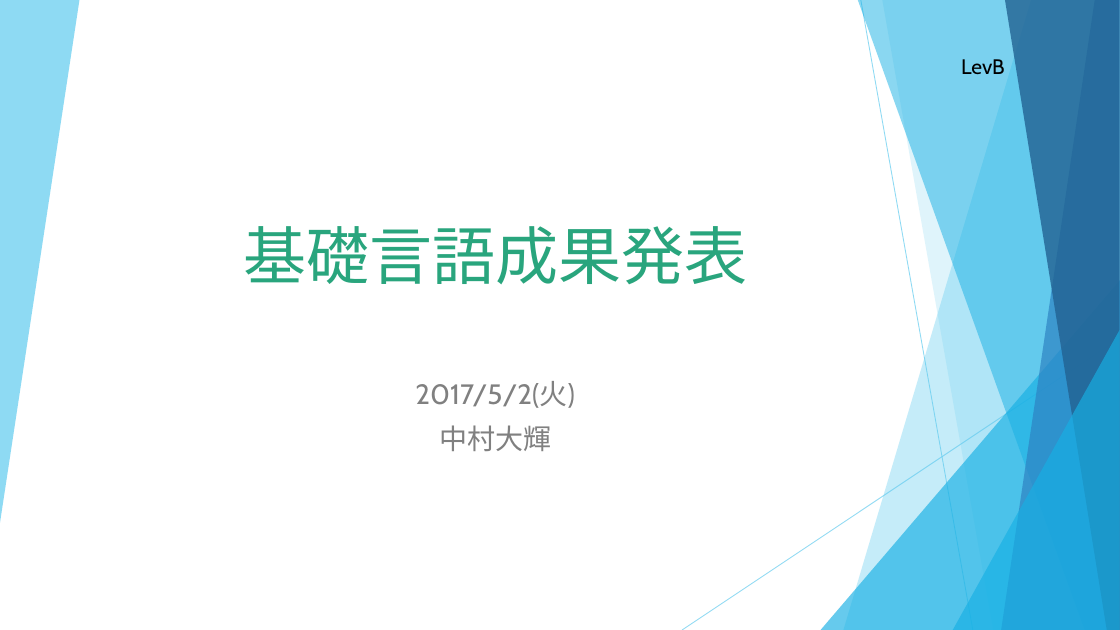
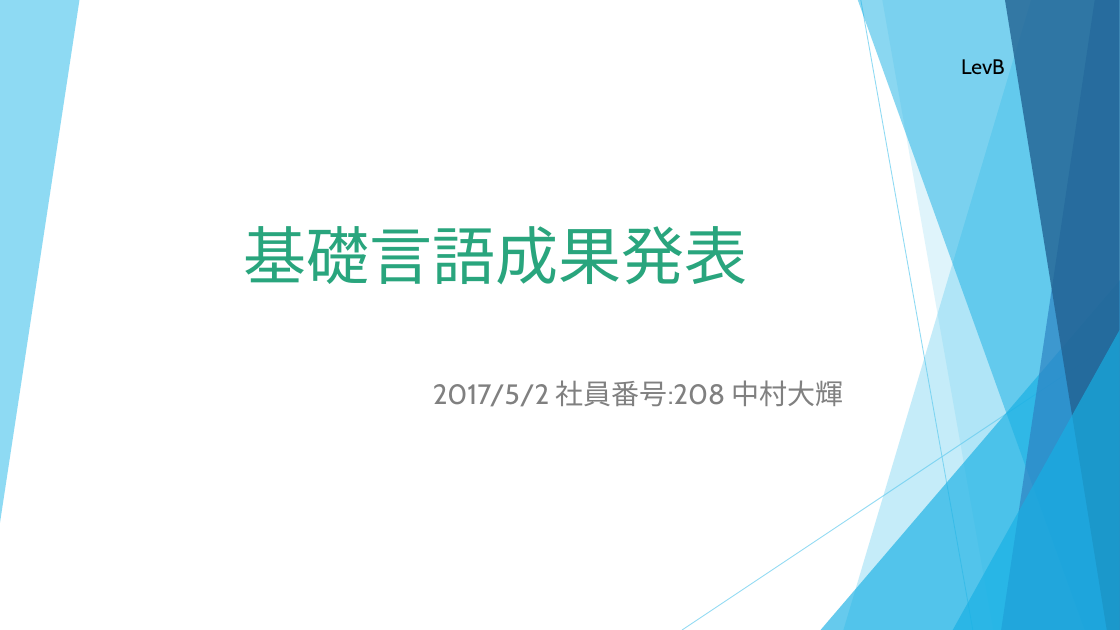
Before and after one commit to d-nakamura1/1st-training, a slide deck: slide 1 of 成果発表(中村大輝).pptx. Drawn at 1120x630 pixels with LibreOffice and Linux fonts; fonts in the diff are those of the drawing. Boxes give left, top, right and bottom in pixels: in the first picture for what was removed or moved away, otherwise in the second. Text is boxed around its words. In the diff, an @@ line names an element or a change of style, - is before the commit and + after.

```diff
--- a/成果発表(中村大輝).pptx
+++ b/成果発表(中村大輝).pptx
@@ subtitle at (433, 380, 844, 407): text changed @@
-2017/5/2(火)
-中村大輝
+2017/5/2 社員番号:208 中村大輝
```
Also in this commit, not shown: 5 other slides changed, 2 slides added, 1 slide removed.
